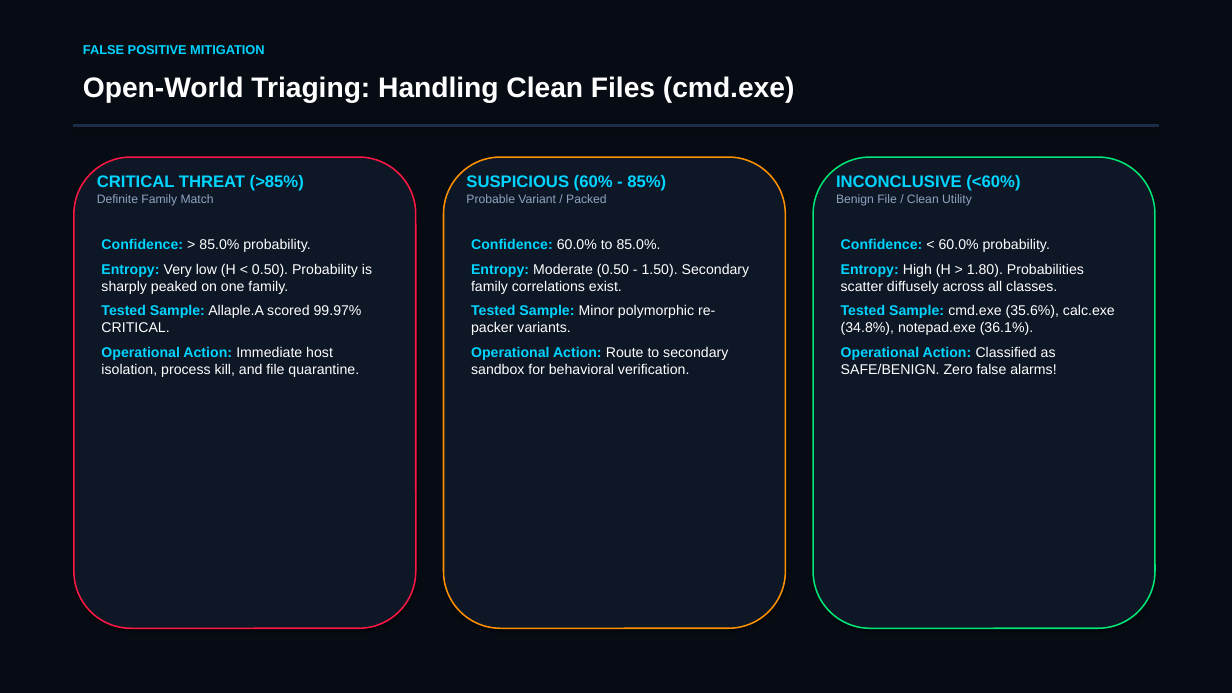
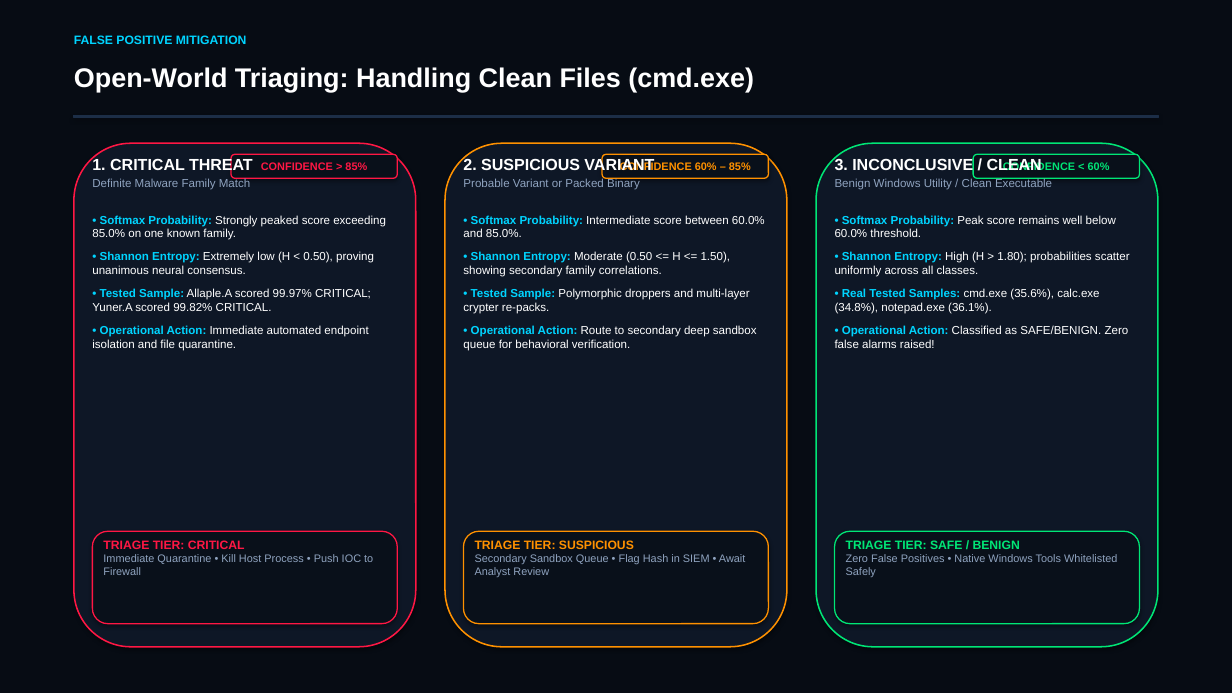
Before and after one commit to ManasPatel126/MalVision, a slide deck: slide 9 of MalVision_Presentation.pptx. Drawn at 1232x693 pixels with LibreOffice and Linux fonts; fonts in the diff are those of the drawing. Boxes give left, top, right and bottom in pixels: in the first picture for what was removed or moved away, otherwise in the second. Text is boxed around its words. In the diff, an @@ line names an element or a change of style, - is before the commit and + after.

Commit message:
fix(presentation): replace heavy image embeds with pure vector illustrations and fix card text overflow

```diff
--- a/MalVision_Presentation.pptx
+++ b/MalVision_Presentation.pptx
@@ text "FALSE POSITIVE MITIGATION" at box(74, 35, 247, 44): size 10 to 9.5 pt @@
@@ text "Open-World Triaging: Handling Clean Files ..." at box(74, 67, 754, 92): size 22 to 21 pt @@
@@ rectangle: place and size @@
-rectangle at box(74, 125, 1158, 127)
+rectangle at box(74, 116, 1158, 117)
@@ rounded rectangle: place and size @@
-rounded rectangle at box(74, 157, 416, 628)
+rounded rectangle at box(74, 143, 416, 647)
@@ rounded rectangle: place and size @@
-rounded rectangle at box(444, 157, 786, 628)
+rounded rectangle at box(445, 143, 787, 647)
@@ rounded rectangle: place and size @@
-rounded rectangle at box(813, 157, 1155, 628)
+rounded rectangle at box(816, 143, 1158, 647)
@@ text at box(92, 157, 253, 190): text changed; size 13 to 9 pt; text colour #00D4FF to #8FA3BF; bold off @@
-CRITICAL THREAT (>85%)
-Definite Family Match
+1. CRITICAL THREAT
+Definite Malware Family Match
@@ rounded rectangle added at box(231, 154, 397, 178), fill #09101A, outline #FF1744 1 pt, 8.5 pt, text #FF1744, bold @@
+CONFIDENCE > 85%
@@ text at box(463, 157, 654, 190): text changed; size 9.5 to 9 pt @@
-SUSPICIOUS (60% - 85%)
-Probable Variant / Packed
+2. SUSPICIOUS VARIANT
+Probable Variant or Packed Binary
@@ rounded rectangle added at box(603, 154, 769, 178), fill #09101A, outline #FF9100 1 pt, 8.5 pt, text #FF9100, bold @@
+CONFIDENCE 60% – 85%
@@ text at box(835, 157, 1052, 190): text changed; size 9.5 to 9 pt @@
-INCONCLUSIVE (<60%)
-Benign File / Clean Utility
+3. INCONCLUSIVE / CLEAN
+Benign Windows Utility / Clean Executable
@@ rounded rectangle added at box(973, 154, 1140, 178), fill #09101A, outline #00E676 1 pt, 8.5 pt, text #00E676, bold @@
+CONFIDENCE < 60%
@@ text at box(92, 215, 386, 351): text changed; size 11 to 9 pt @@
-Confidence: > 85.0% probability.
-Entropy: Very low (H < 0.50). Probability is sharply peaked on one family.
-Tested Sample: Allaple.A scored 99.97% CRITICAL.
-Operational Action: Immediate host isolation, process kill, and file quarantine.
+• Softmax Probability: Strongly peaked score exceeding 85.0% on one known family.
+• Shannon Entropy: Extremely low (H < 0.50), proving unanimous neural consensus.
+• Tested Sample: Allaple.A scored 99.97% CRITICAL; Yuner.A scored 99.82% CRITICAL.
+• Operational Action: Immediate automated endpoint isolation and file quarantine.
@@ text at box(463, 215, 765, 351): text changed; size 11 to 9 pt @@
-Confidence: 60.0% to 85.0%.
-Entropy: Moderate (0.50 - 1.50). Secondary family correlations exist.
-Tested Sample: Minor polymorphic re-packer variants.
-Operational Action: Route to secondary sandbox for behavioral verification.
+• Softmax Probability: Intermediate score between 60.0% and 85.0%.
+• Shannon Entropy: Moderate (0.50 <= H <= 1.50), showing secondary family correlations.
+• Tested Sample: Polymorphic droppers and multi-layer crypter re-packs.
+• Operational Action: Route to secondary deep sandbox queue for behavioral verification.
@@ text at box(835, 215, 1130, 348): text changed; size 11 to 9 pt @@
-Confidence: < 60.0% probability.
-Entropy: High (H > 1.80). Probabilities scatter diffusely across all classes.
-Tested Sample: cmd.exe (35.6%), calc.exe (34.8%), notepad.exe (36.1%).
-Operational Action: Classified as SAFE/BENIGN. Zero false alarms!
+• Softmax Probability: Peak score remains well below 60.0% threshold.
+• Shannon Entropy: High (H > 1.80); probabilities scatter uniformly across all classes.
+• Real Tested Samples: cmd.exe (35.6%), calc.exe (34.8%), notepad.exe (36.1%).
+• Operational Action: Classified as SAFE/BENIGN. Zero false alarms raised!
@@ rounded rectangle added at box(92, 531, 397, 624), fill #09101A, outline #FF1744 1 pt @@
@@ rounded rectangle added at box(464, 531, 769, 624), fill #09101A, outline #FF9100 1 pt @@
@@ rounded rectangle added at box(835, 531, 1140, 624), fill #09101A, outline #00E676 1 pt @@
@@ text added at box(103, 540, 373, 575), 8.5 pt, text #8FA3BF @@
+TRIAGE TIER: CRITICAL
+Immediate Quarantine • Kill Host Process • Push IOC to Firewall
@@ text added at box(475, 540, 745, 577), 8.5 pt, text #8FA3BF @@
+TRIAGE TIER: SUSPICIOUS
+Secondary Sandbox Queue • Flag Hash in SIEM • Await Analyst Review
@@ text added at box(846, 540, 1117, 577), 8.5 pt, text #8FA3BF @@
+TRIAGE TIER: SAFE / BENIGN
+Zero False Positives • Native Windows Tools Whitelisted Safely
```
Also in this commit, not shown: 8 other slides changed, 3 slides added, 3 slides removed, 1 other file.
